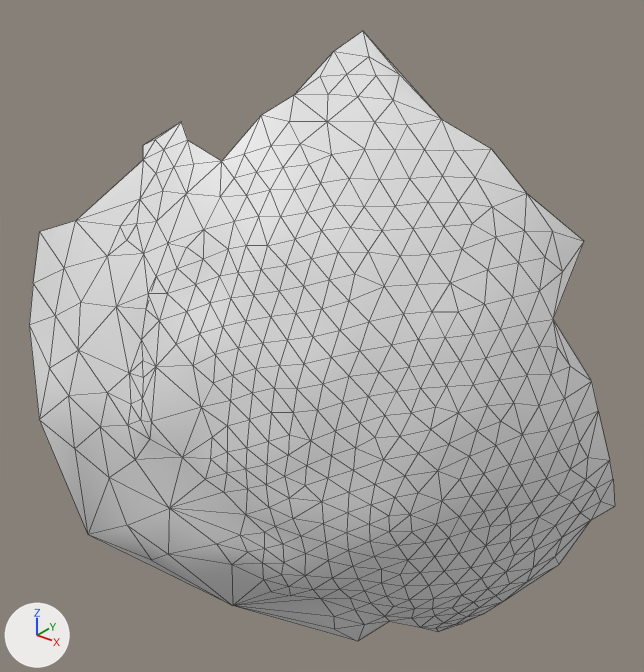
Two versions of the OBJ model res/final/onecam_fullvolume/06/cleanedup/FullVolium.000305.obj, one commit apart.
One viewpoint serves both versions: a 50 mm camera at (-304.9, 103.4, 238.9) aimed at (-405.5, 229.2, 160.9). Arrows for +X, +Y and +Z are at lower left; the lights stay in place. Mesh edges are drawn as thin lines. Where no turn or scale is listed for an object, it has been applied to the vertices.

The older version as bpy lines, for what is in view:
```python
me_fullvolium_000305 = bpy.data.meshes.new('FullVolium.000305')
me_fullvolium_000305.from_pydata(...)  # 413 vertices, 790 faces; spans x -452.9..-353.1, y 187.4..265.9, z 90.8..216.4
ob_fullvolium_000305 = bpy.data.objects.new('FullVolium.000305', me_fullvolium_000305)
ob_fullvolium_000305.location = (0.0, 0.0, 0.0)
```
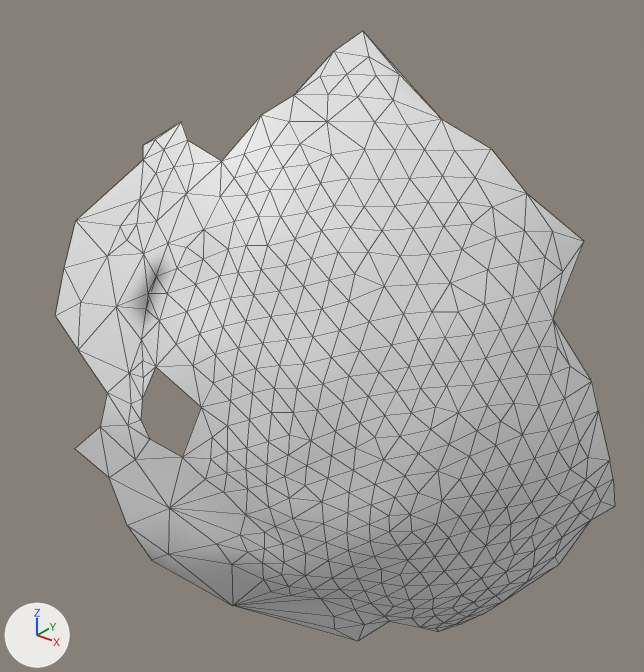
What differs and where, as boxes [x1, y1, x2, y2] in the pictures (644 x 672 px):
'FullVolium.000305', reshaped: before [29, 31, 615, 641]; after [55, 31, 615, 641]
part 1 of me_fullvolium_000305, cut back: before [29, 221, 230, 604]

The change, as a list of edits to the scene's bpy script:
```text
Change me_fullvolium_000305:
    used by ob_fullvolium_000305; location = (0.0, 0.0, 0.0)
    remove me_fullvolium_000305.from_pydata(...)  # 413 vertices, 790 faces; spans x -452.9..-353.1, y 187.4..265.9, z 90.8..216.4
    add me_fullvolium_000305.from_pydata(...)  # 405 vertices, 766 faces; spans x -445.7..-353.1, y 189.8..265.9, z 90.8..216.4
    me_fullvolium_000305 part 1
    8 vertices are removed from x -452.9..-415.1, y 187.4..199.4, z 115.0..180.6
    25 faces are deleted
    1 new face joins them
```
